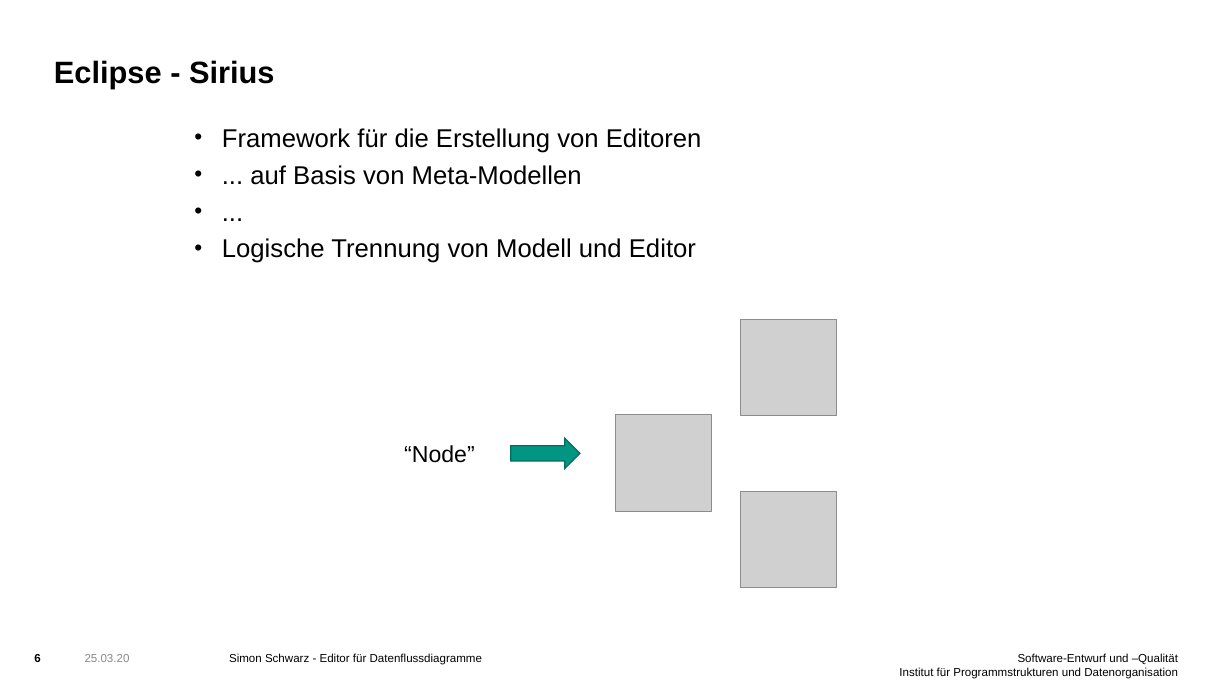
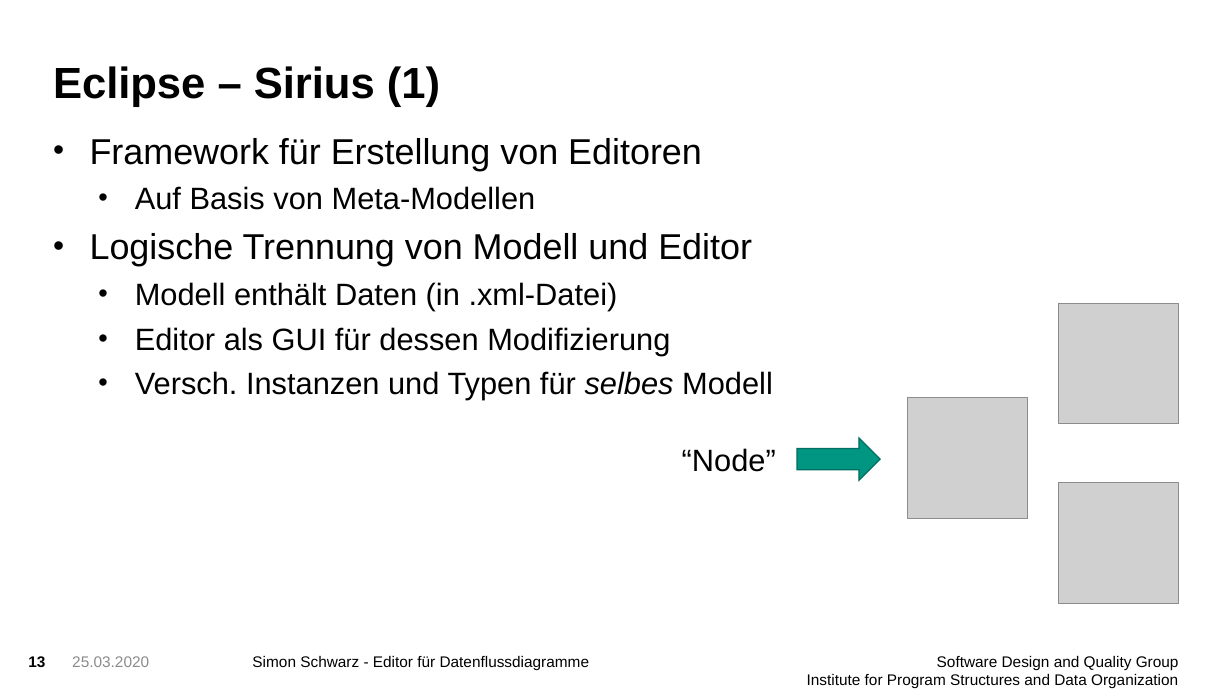
Before and after one commit to FluidTrust/Palladio-Supporting-DataFlowDiagram, a slide deck: slide 13 of presentation/presentation.pptx (slide 6 before the commit). Drawn at 1232x693 pixels with LibreOffice and Linux fonts; fonts in the diff are those of the drawing; grey boxes stand for pictures; background and template pictures are left out. Boxes give left, top, right and bottom in pixels: in the first picture for what was removed or moved away, otherwise in the second. Text is boxed around its words. In the diff, an @@ line names an element or a change of style, - is before the commit and + after.

Commit message:
modify presentation

```diff
--- a/presentation/presentation.pptx
+++ b/presentation/presentation.pptx
@@ title at (53,66,440,107): text changed; size 24 to 34 pt @@
-Eclipse - Sirius
+Eclipse – Sirius (1)
@@ text "Framework für Erstellung von Editoren": place and size @@
-text "Framework für Erstellung von Editoren" at (222,128,702,263)
+text "Framework für Erstellung von Editoren" at (90,138,773,400)
@@ text at (90,138,702,210): text changed; size 20 to 28 pt @@
-• Framework für die Erstellung von Editoren
-• ... auf Basis von Meta-Modellen
-• ...
+• Framework für Erstellung von Editoren
+  • Auf Basis von Meta-Modellen
@@ text at (90,233,752,266): size 20 to 28 pt in "Logische Trennung von Modell und Editor"; indent changed; more space between paragraphs @@
@@ text at (135,282,773,400): paragraphs added @@
+  • Modell enthält Daten (in .xml-Datei)
+  • Editor als GUI für dessen Modifizierung
+  • Versch. Instanzen und Typen für selbes Modell
@@ picture: place and size @@
-picture at (740,319,836,415)
+picture at (1059,304,1179,424)
@@ picture: place and size @@
-picture at (616,415,712,511)
+picture at (908,398,1028,518)
@@ text "“Node”": place and size @@
-text "“Node”" at (404,445,475,463)
+text "“Node”" at (682,448,776,472)
@@ text "“Node”" at (682,448,776,472): size 18 to 24 pt @@
@@ right arrow: place and size @@
-right arrow at (511,438,580,469)
+right arrow at (798,438,881,481)
@@ picture: place and size @@
-picture at (740,492,836,588)
+picture at (1059,483,1179,604)
@@ page number added at (28,656,45,667), 12 pt, text #000000, bold @@
+13
@@ page number removed at (34,653,40,665) @@
-6
@@ text at (72,656,149,667): text changed; size 9 to 12 pt; text colour #898989 to #8C8C8C @@
-25.03.20
+25.03.2020
@@ text "Simon Schwarz - Editor für ...": place and size @@
-text "Simon Schwarz - Editor für ..." at (229,653,482,665)
+text "Simon Schwarz - Editor für ..." at (252,656,589,670)
@@ text "Simon Schwarz - Editor für ..." at (252,656,589,670): size 9 to 12 pt @@
@@ text at (807,656,1179,688): text changed; size 9 to 12 pt @@
-Software-Entwurf und –Qualität
-Institut für Programmstrukturen und Datenorganisation
+Software Design and Quality Group
+Institute for Program Structures and Data Organization
```
Also in this commit, not shown: 3 other slides changed, 18 slides added, 6 slides removed, 35 other files.
